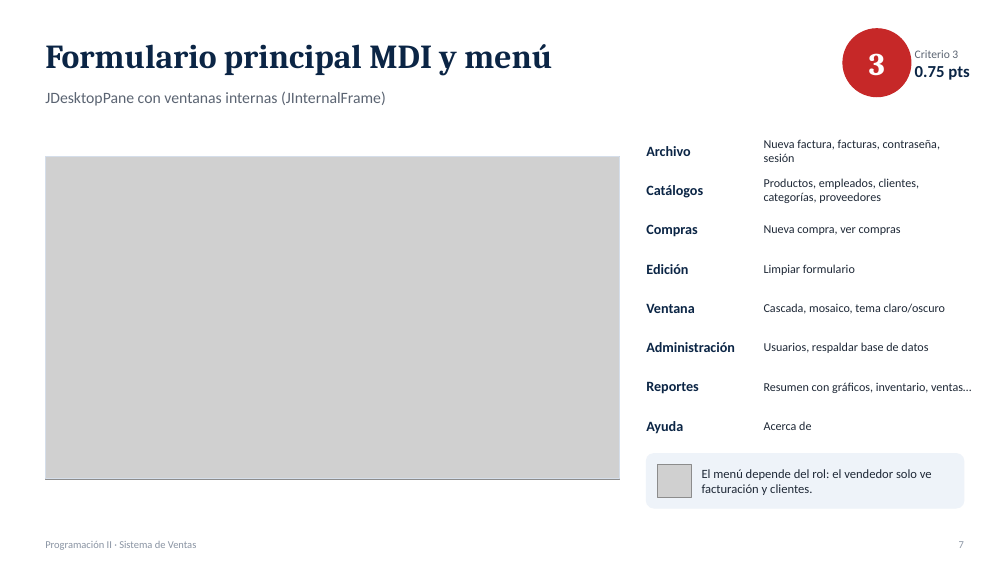
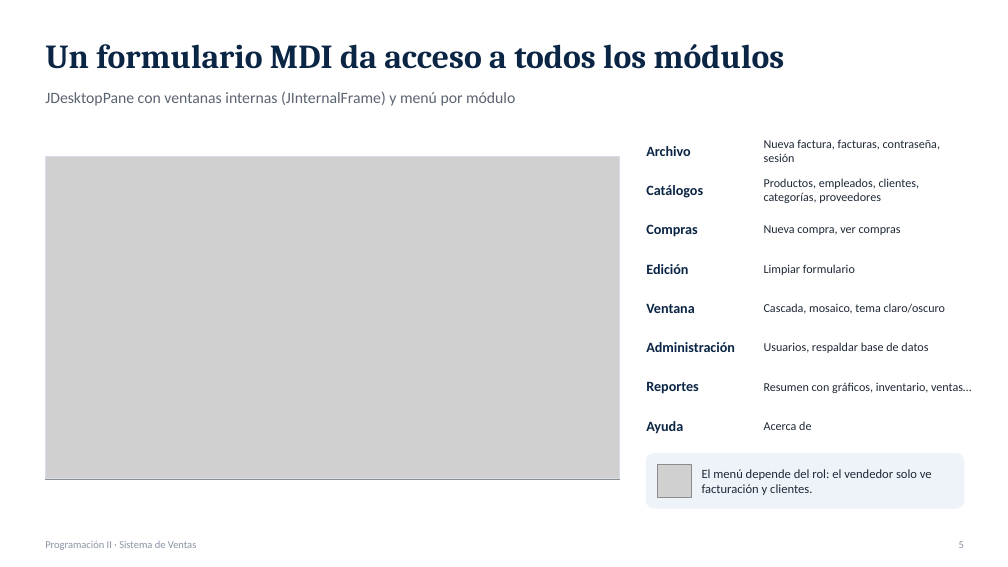
Before and after one commit to jzetinob/sistema-ventas, a slide deck: slide 5 of tareas/07-revision-avance-proyecto/presentacion-avance-sistema-ventas.pptx (slide 7 before the commit). Drawn at 1008x567 pixels with LibreOffice and Linux fonts; fonts in the diff are those of the drawing; grey boxes stand for pictures. Boxes give left, top, right and bottom in pixels: in the first picture for what was removed or moved away, otherwise in the second. Text is boxed around its words. In the diff, an @@ line names an element or a change of style, - is before the commit and + after.

```diff
--- a/tareas/07-revision-avance-proyecto/presentacion-avance-sistema-ventas.pptx
+++ b/tareas/07-revision-avance-proyecto/presentacion-avance-sistema-ventas.pptx
@@ ellipse removed at [843,29,911,97] @@
@@ text at [45,44,785,69]: text changed @@
-Formulario principal MDI y menú
+Un formulario MDI da acceso a todos los módulos
@@ text removed at [869,53,885,76] @@
-3
@@ text removed at [915,50,969,80] @@
-Criterio 3
-0.75 pts
@@ text at [45,91,515,106]: text changed @@
-JDesktopPane con ventanas internas (JInternalFrame)
+JDesktopPane con ventanas internas (JInternalFrame) y menú por módulo
```
Also in this commit, not shown: 8 other slides changed, 6 slides removed, 2 other files.
